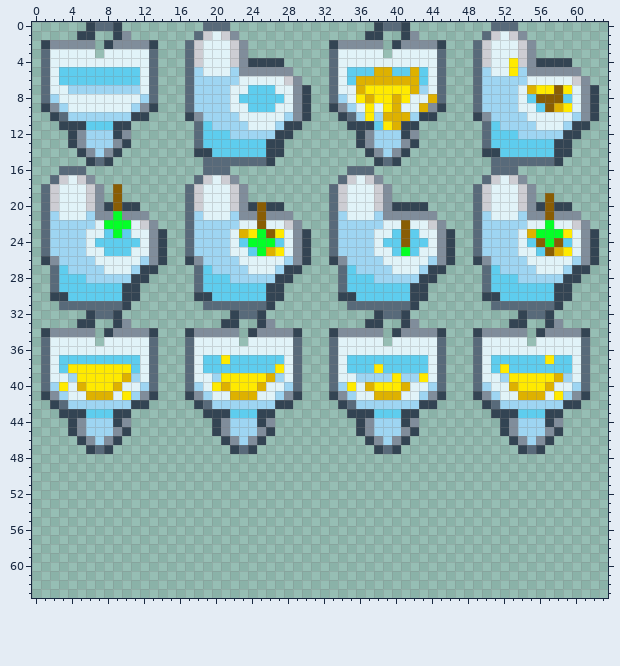
File history of a pixel-art sprite, assets/2d/relief.png. This is how it looked before the edit.
The file is 64x64 pixels. Pixels under 10% opacity are left out. Colours within 5 levels of each other are drawn and written as one.
The result:
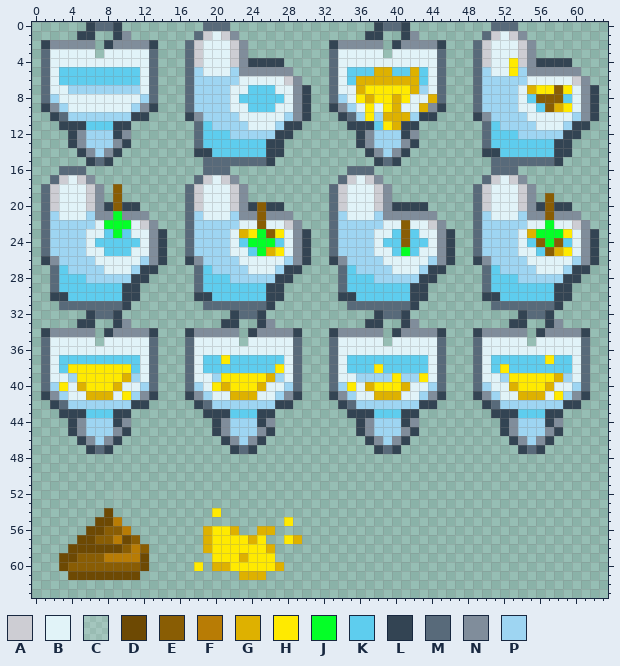
Palette (. is transparent): A #cdcdd3  B #e1f3f8  C #ffffff21  D #6d4903  E #895d04  F #b87c05  G #deb100  H #ffea00  J #04ff27  K #5ecdee  L #334453  M #586a7a  N #808d9b  P #9ed5f2
What changed:
@@ x 1..31 @@
 51 ...............................
-52 ...............................
+52 ........C......................
 53 ...............................
-54 ...............................
-55 ...............................
-56 ...............................
-57 ...............................
-58 ...............................
-59 ...............................
-60 ...............................
-61 ...............................
+54 .......D...........H...........
+55 ......DDF..................H...
+56 .....DDEEF........GHHG..GG.....
+57 ....DDEEFDE.......GHHHHGH..HG..
+58 ...DDDDDDEFE......GHHHHHHG.....
+59 ..DDEEEFFFFD.......HHHGHHH.....
+60 ..DEEEEEEEED.....H.GGHHHHHG....
+61 ...DDDDDDDD...........GGG......
 62 ...............................
Boxes around the changes in both pictures, in picture pixels (x1, y1, x2, y2):
added: (59, 490, 149, 580)
added: (194, 508, 302, 580)
